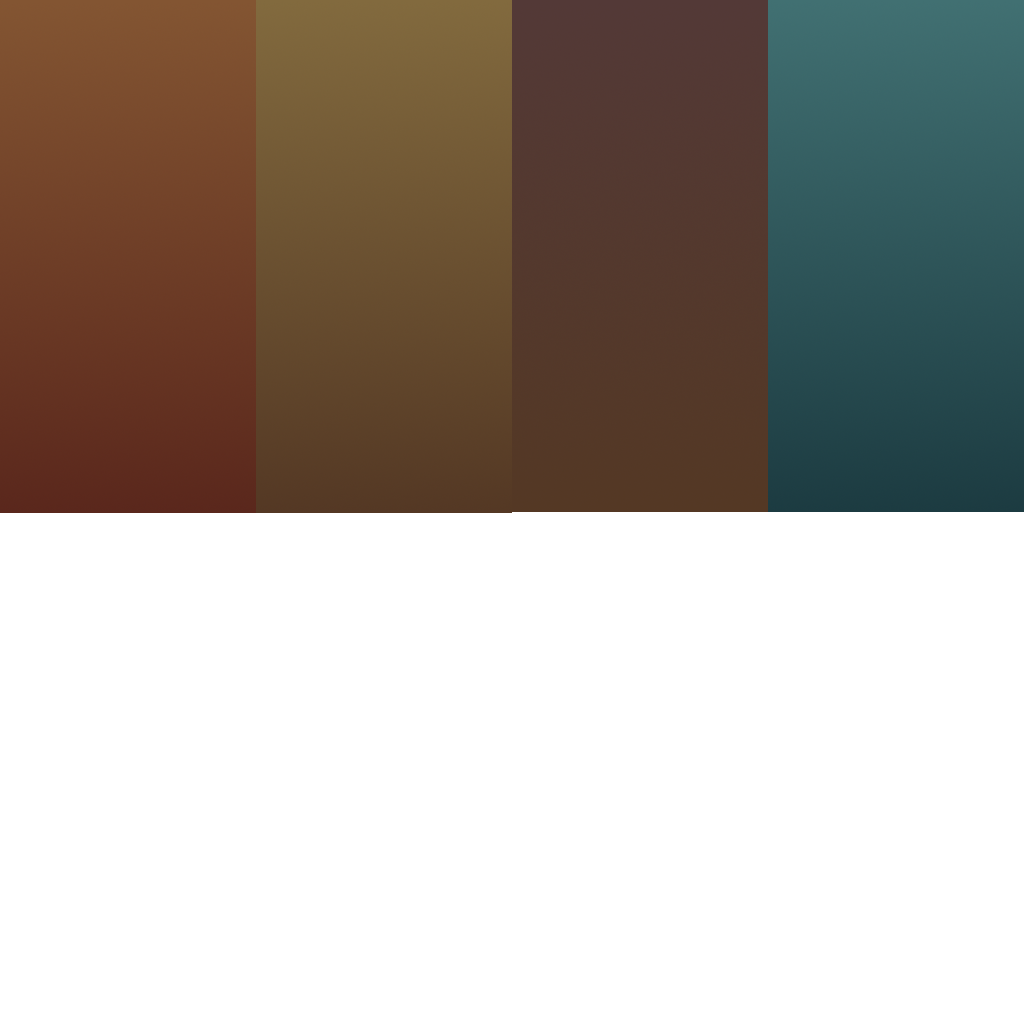
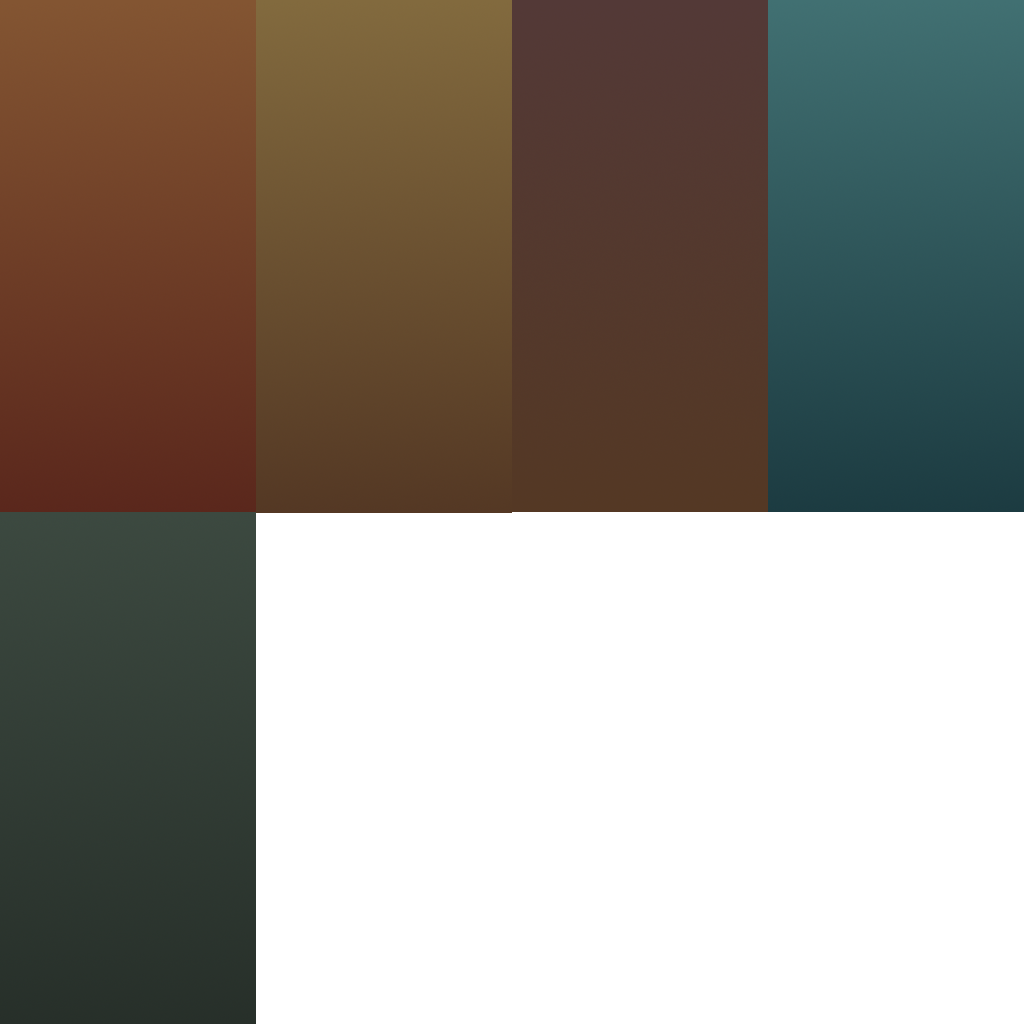
Layers edited between the first and the second 1024 × 1024 image:
painted on "Baggrund" over [0, 512, 256, 1024]
